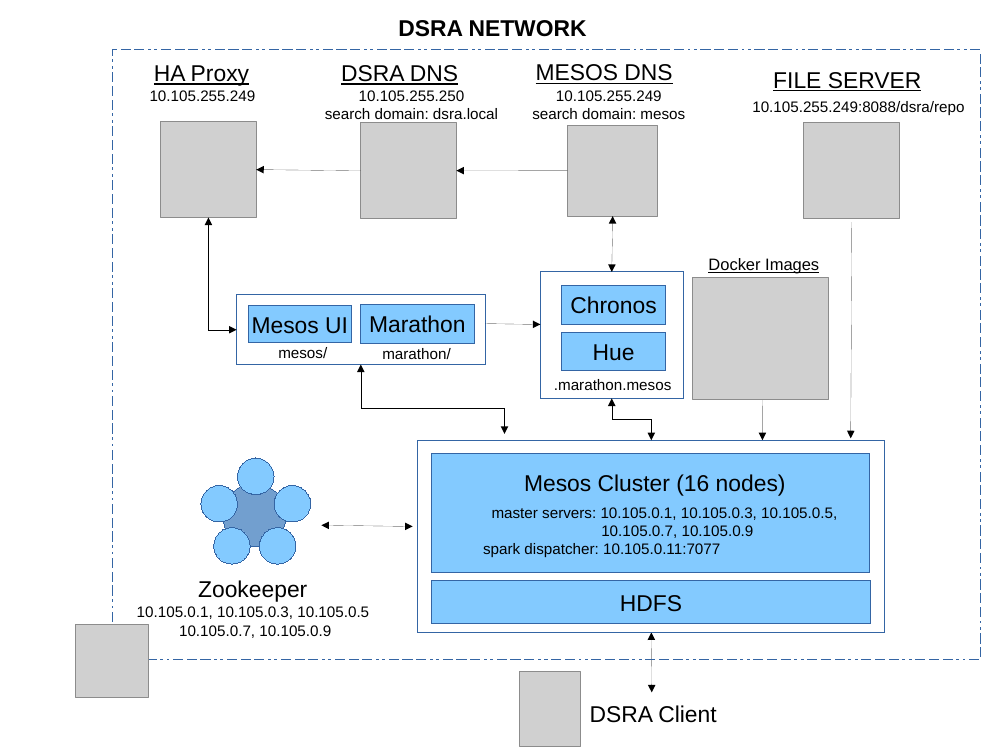
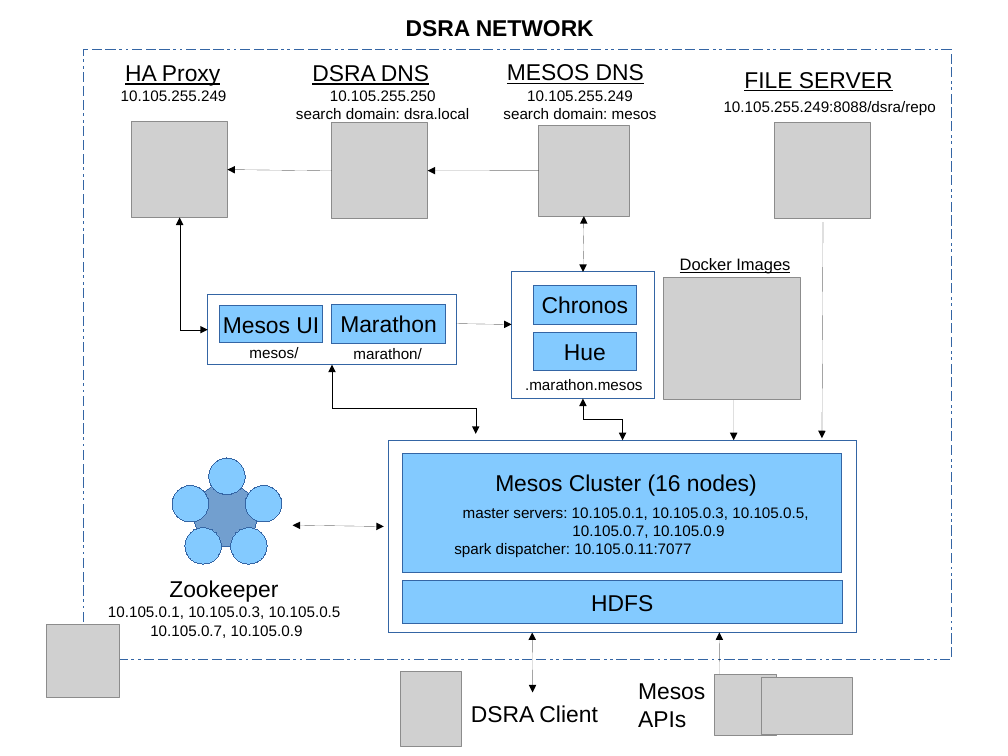
Before and after one commit to aglahe/dsra-dcos, a slide deck: slide 1 of docs/architecture.odp. Drawn at 1008x756 pixels with LibreOffice and Linux fonts; fonts in the diff are those of the drawing; grey boxes stand for pictures. Boxes give left, top, right and bottom in pixels: in the first picture for what was removed or moved away, otherwise in the second. Text is boxed around its words. In the diff, an @@ line names an element or a change of style, - is before the commit and + after.

```diff
--- a/docs/architecture.odp
+++ b/docs/architecture.odp
@@ text "DSRA NETWORK": place and size @@
-text "DSRA NETWORK" at <box>398,20,587,37</box>
+text "DSRA NETWORK" at <box>406,20,594,37</box>
@@ 17 texts, 10 rectangles, 6 pictures, 5 arrows, 3 elbow double arrows, 3 ellipses, 2 double arrows, 1 pentagon: place and size @@
-17 texts, 10 rectangles, 6 pictures, 5 arrows, 3 elbow double arrows, 3 ellipses, 2 double arrows, 1 pentagon at <box>76,50,981,698</box>
+17 texts, 10 rectangles, 6 pictures, 5 arrows, 3 elbow double arrows, 3 ellipses, 2 double arrows, 1 pentagon at <box>47,50,952,698</box>
@@ ellipse: place and size @@
-ellipse at <box>260,528,296,564</box>
+ellipse at <box>185,528,221,564</box>
@@ ellipse: place and size @@
-ellipse at <box>214,528,251,564</box>
+ellipse at <box>231,528,267,564</box>
@@ double arrow added from (532, 692) to (532, 633), #000000 0 pt @@
@@ double arrow moved from (652, 692) - (651, 633) to (720, 692) - (720, 633) @@
@@ picture: place and size @@
-picture at <box>520,672,581,747</box>
+picture at <box>401,672,462,747</box>
@@ text added at <box>638,683,705,728</box>, 18 pt, text #000000 @@
+Mesos
+APIs
@@ picture added at <box>715,674,777,736</box> @@
@@ picture added at <box>762,678,853,735</box> @@
@@ text "DSRA Client": place and size @@
-text "DSRA Client" at <box>590,705,716,723</box>
+text "DSRA Client" at <box>471,705,597,723</box>
```
Also in this commit, not shown: 1 other file.
